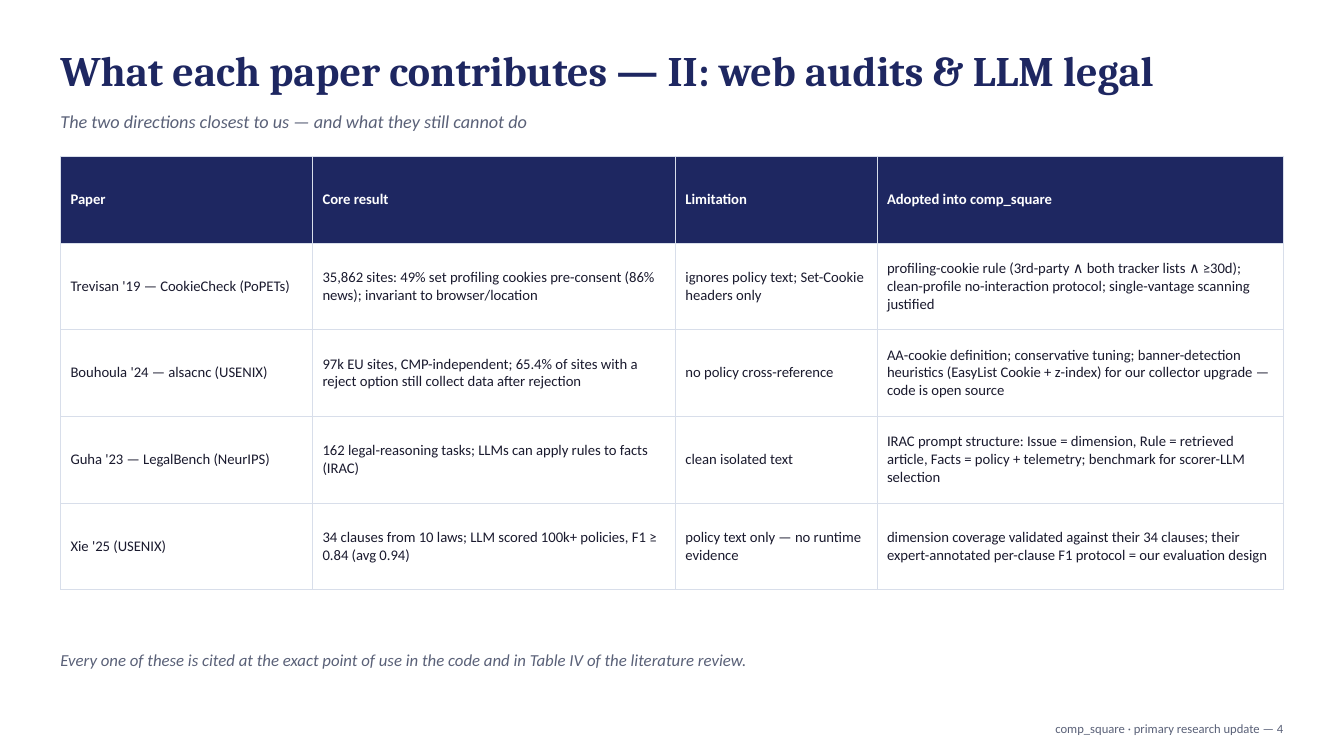
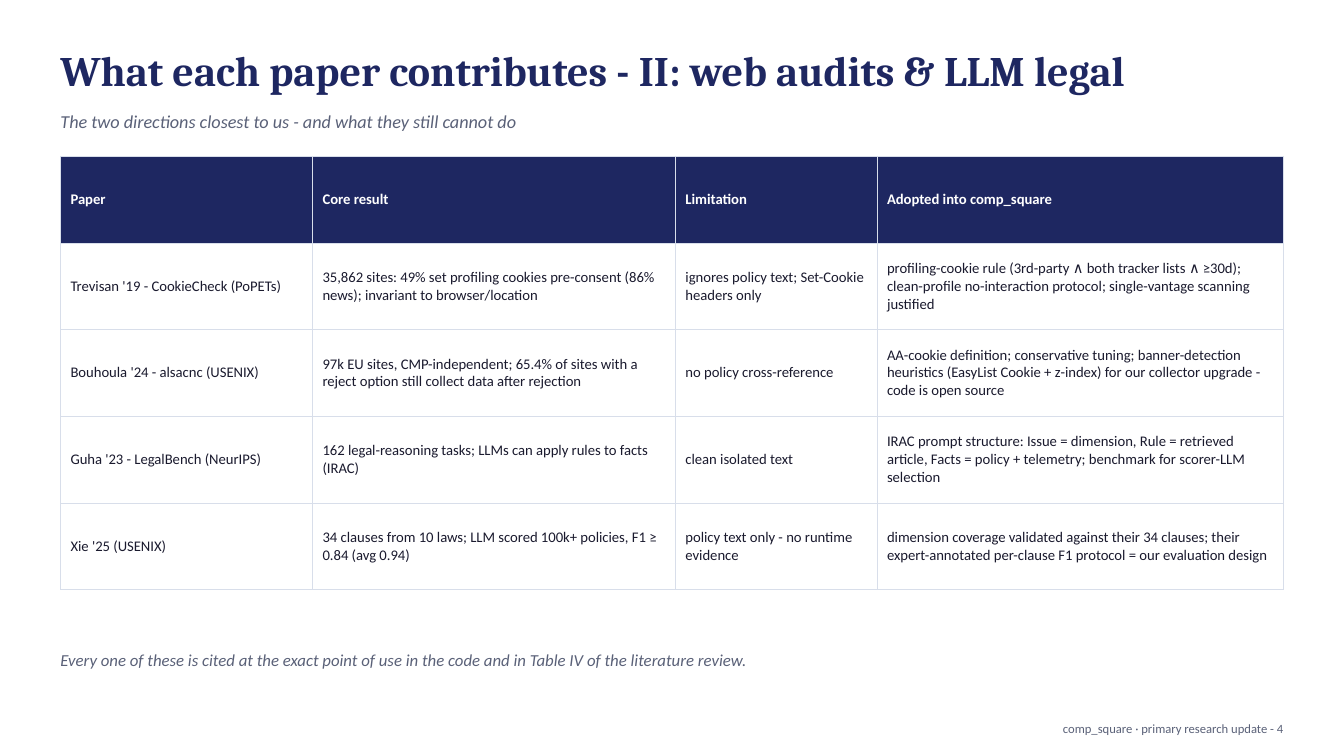
Before and after one commit to DoubleKingsLC/comp_square, a slide deck: slide 4 of Deliverable2_Supervisor_Update.pptx. Drawn at 1344x756 pixels with LibreOffice and Linux fonts; fonts in the diff are those of the drawing. Boxes give left, top, right and bottom in pixels: in the first picture for what was removed or moved away, otherwise in the second. Text is boxed around its words. In the diff, an @@ line names an element or a change of style, - is before the commit and + after.

```diff
--- a/Deliverable2_Supervisor_Update.pptx
+++ b/Deliverable2_Supervisor_Update.pptx
@@ text at (60,56,1125,96): text changed @@
-What each paper contributes — II: web audits & LLM legal
+What each paper contributes - II: web audits & LLM legal
@@ text at (60,115,516,131): text changed @@
-The two directions closest to us — and what they still cannot do
+The two directions closest to us - and what they still cannot do
@@ table at (60,156,1284,590) @@
-row 2, column 1: Trevisan '19 — CookieCheck (PoPETs)
+row 2, column 1: Trevisan '19 - CookieCheck (PoPETs)
-row 3, column 1: Bouhoula '24 — alsacnc (USENIX)
+row 3, column 1: Bouhoula '24 - alsacnc (USENIX)
-row 3, column 4: AA-cookie definition; conservative tuning; banner-detection heuristics (EasyList Cookie + z-index) for our collector upgrade — code is open source
+row 3, column 4: AA-cookie definition; conservative tuning; banner-detection heuristics (EasyList Cookie + z-index) for our collector upgrade - code is open source
-row 4, column 1: Guha '23 — LegalBench (NeurIPS)
+row 4, column 1: Guha '23 - LegalBench (NeurIPS)
-row 5, column 3: policy text only — no runtime evidence
+row 5, column 3: policy text only - no runtime evidence
@@ text at (1063,724,1283,735): text changed @@
-comp_square · primary research update — 4
+comp_square · primary research update - 4
```
Also in this commit, not shown: 13 other slides changed, 4 other files.
